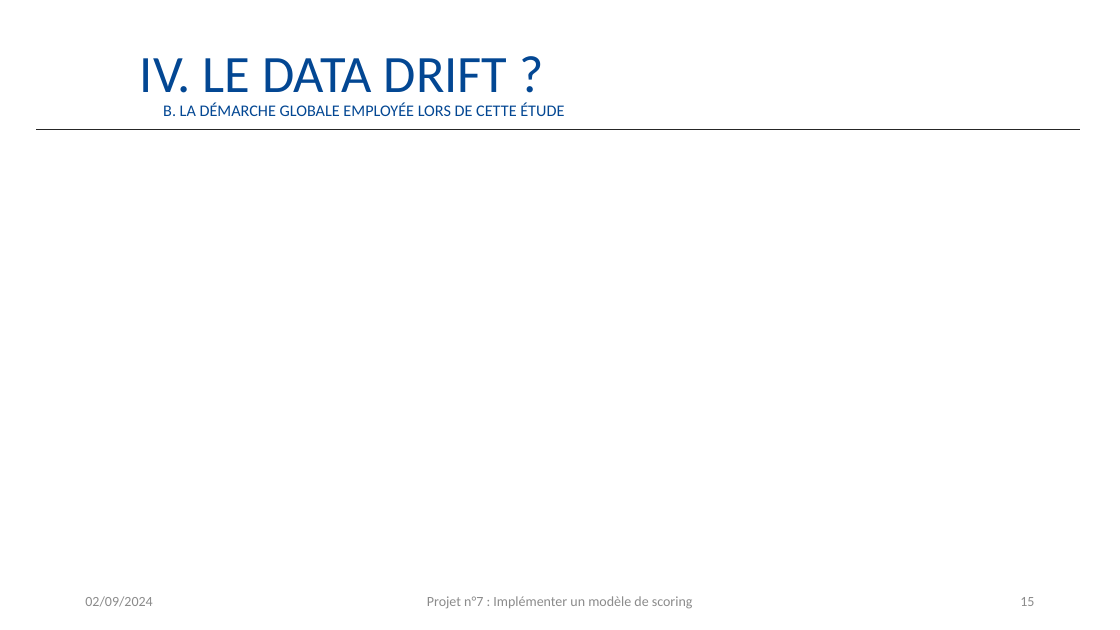
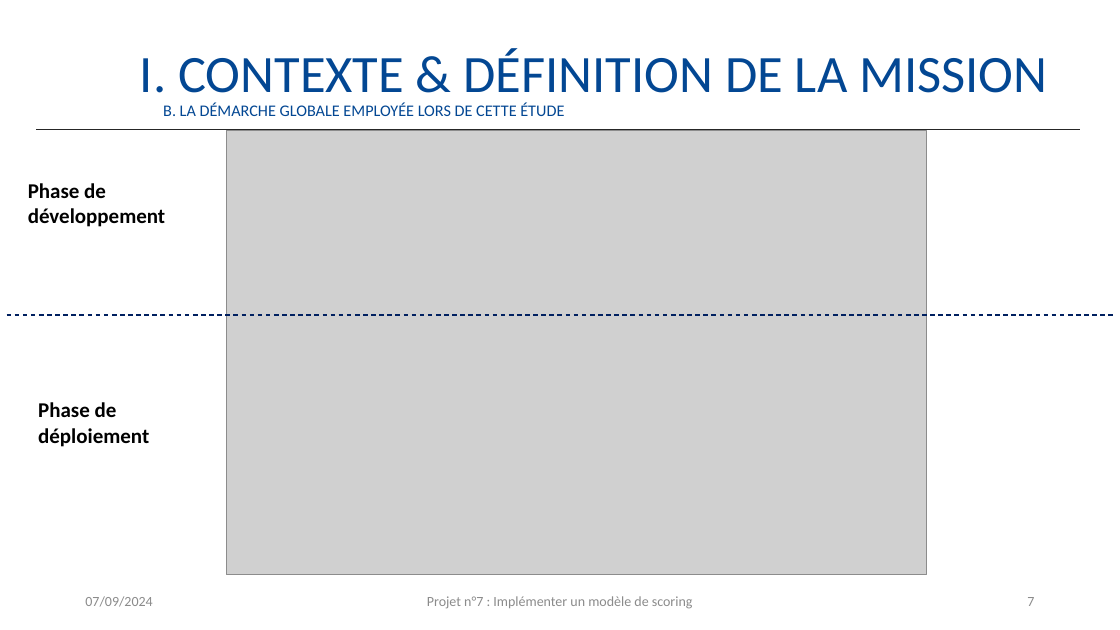
Before and after one commit to JustinVqr/P7_ScoringModel, a slide deck: slide 7 of présentation/Vacquerie_Justin_4_présentation_092024.pptx (slide 15 before the commit). Drawn at 1120x630 pixels with LibreOffice and Linux fonts; fonts in the diff are those of the drawing; grey boxes stand for pictures. Boxes give left, top, right and bottom in pixels: in the first picture for what was removed or moved away, otherwise in the second. Text is boxed around its words. In the diff, an @@ line names an element or a change of style, - is before the commit and + after.

```diff
--- a/présentation/Vacquerie_Justin_4_présentation_092024.pptx
+++ b/présentation/Vacquerie_Justin_4_présentation_092024.pptx
@@ text at [140,48,1047,104]: text changed @@
-IV. LE DATA DRIFT ?
+I. CONTEXTE & DÉFINITION DE LA MISSION
@@ picture added at [226,130,927,575] @@
@@ text added at [28,183,165,227], 18 pt, text #000000, bold @@
+Phase de développement
@@ line added from (7, 315) to (1114, 315), #002060 1 pt dashed @@
@@ text added at [38,402,149,447], 18 pt, text #000000, bold @@
+Phase de déploiement
@@ text at [85,596,152,607]: text changed @@
-02/09/2024
+07/09/2024
@@ page number at [1027,597,1034,606]: text changed @@
-15
+7
```
Also in this commit, not shown: 15 other slides changed, 11 slides added, 1 other file.
